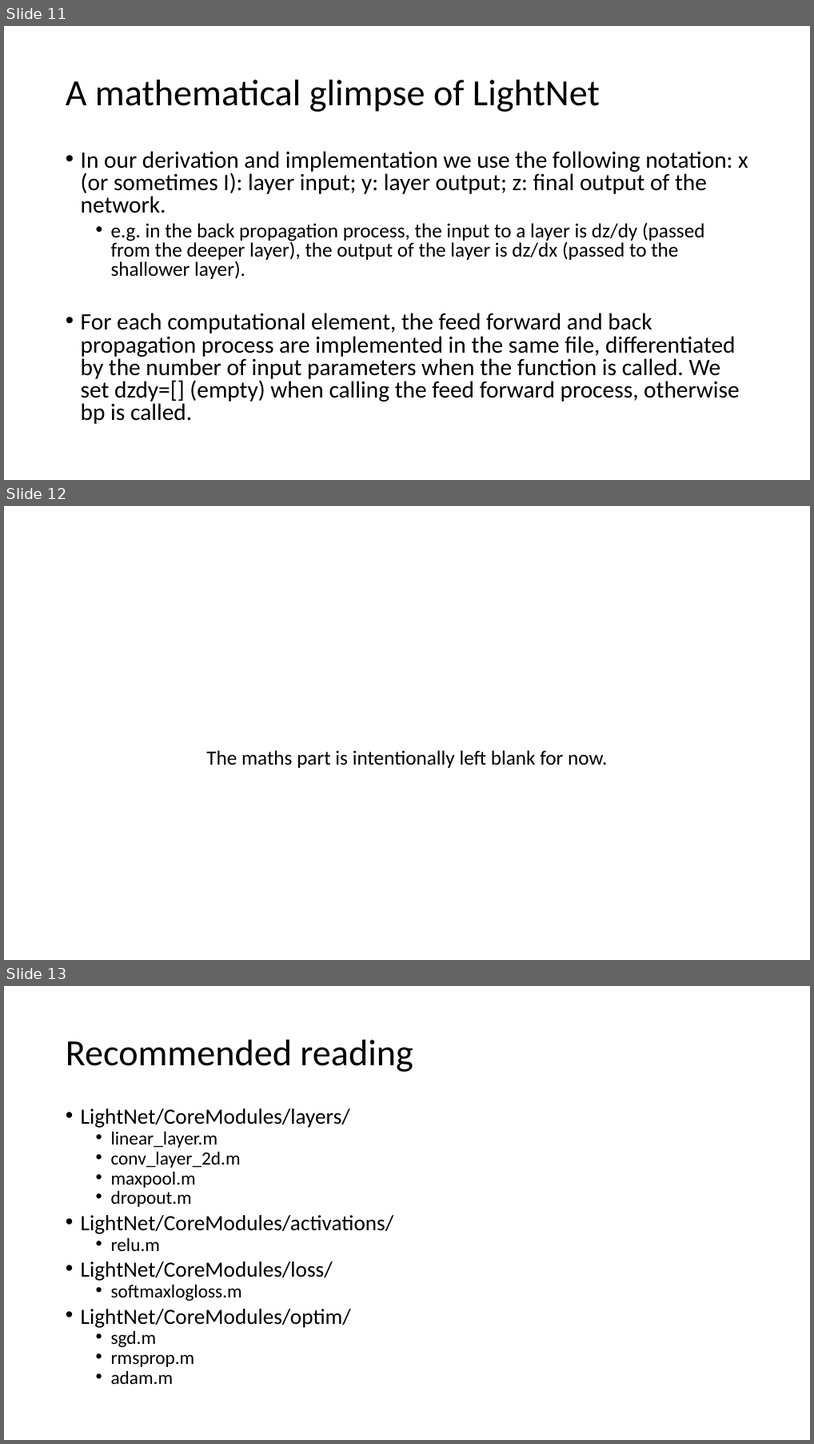
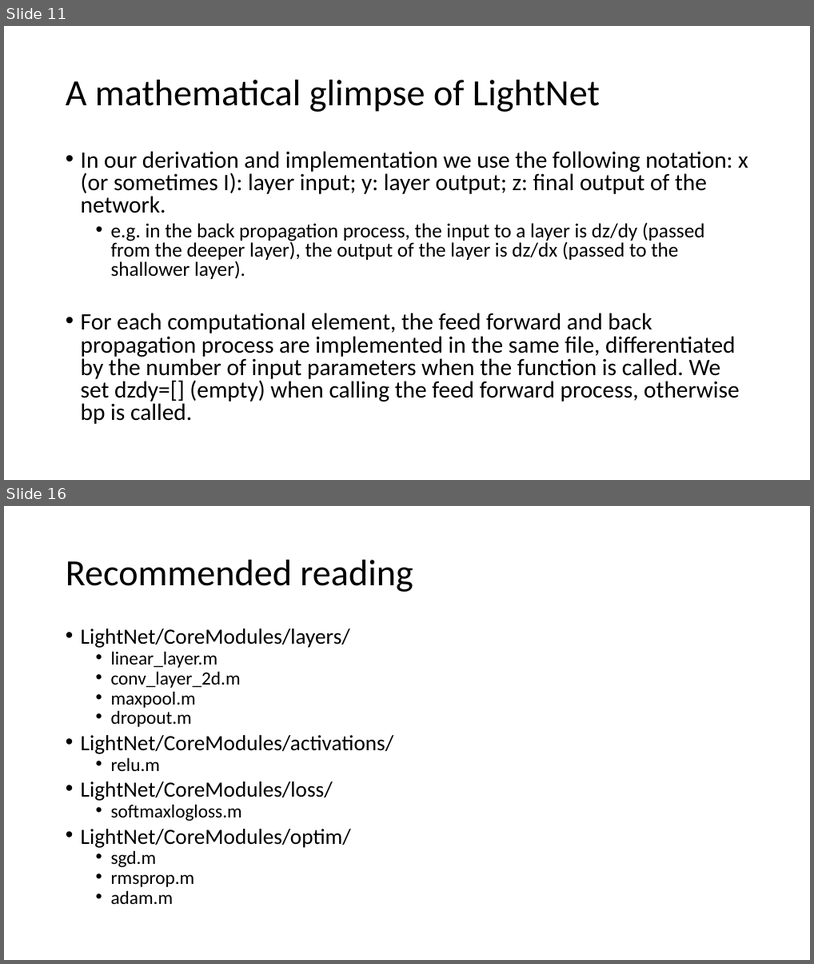
Before and after one commit to katsuyoo/LightNet, a slide deck: Documentations/LightNet Tutorial.pptx. Shown one above the other, each under a label of ours: slides 11, 12 and 13 before the commit, slides 11 and 16 after it; the slides between them are not shown. The pictures are 814x1444 and 814x964 pixels, drawn with LibreOffice and Linux fonts; fonts in the diff are those of the drawing. Boxes give left, top, right and bottom in pixels: in the first picture for what was removed or moved away, otherwise in the second. Text is boxed around its words. In the diff, an @@ line names an element or a change of style, - is before the commit and + after.

```diff
--- a/Documentations/LightNet Tutorial.pptx
+++ b/Documentations/LightNet Tutorial.pptx
@@ slide 12 removed at bbox=[4, 506, 810, 960], background #FFFFFF @@
@@ subtitle removed at bbox=[206, 750, 607, 768] @@
-The maths part is intentionally left blank for now.
@@ what was slide 13 is now slide 16 @@
```
Also in this commit, not shown: 4 slides added, 5 other files.
